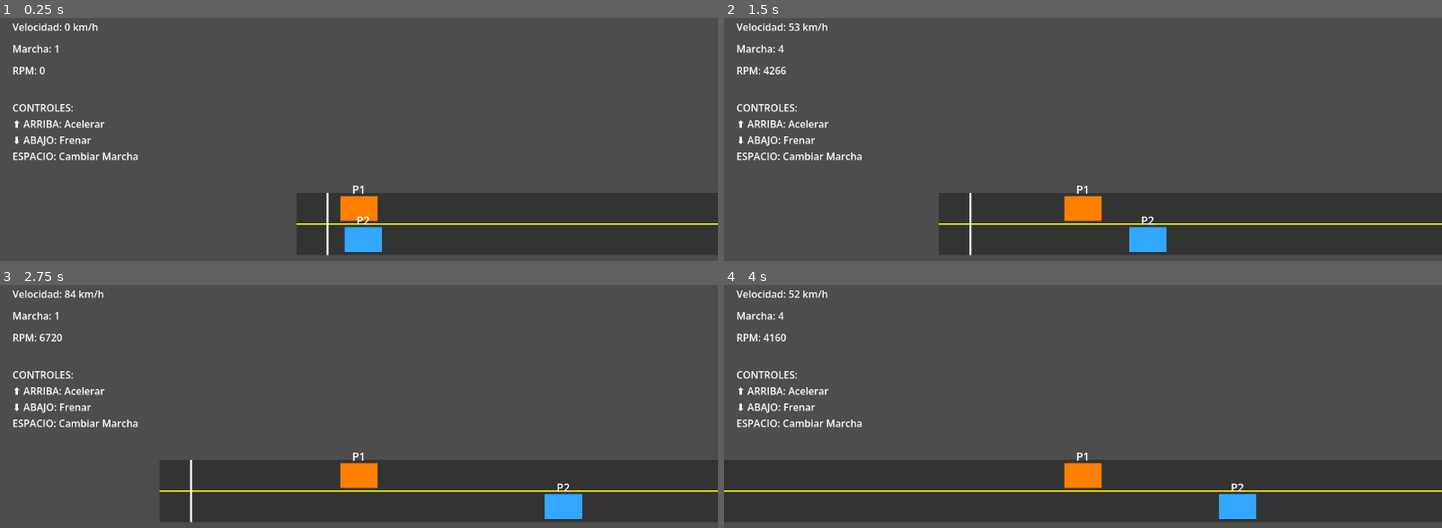
Above: before the commit, frames 1-4 (two rows, left to right).
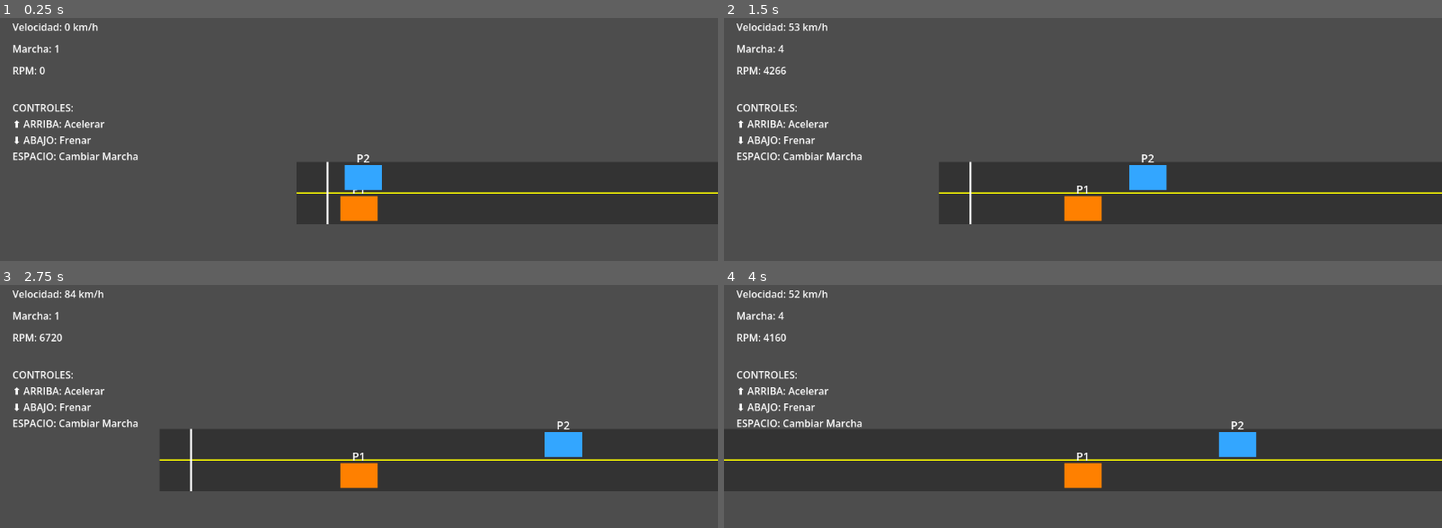
Above: after the commit, the same moments.

Repository: sanguchedemiga222-cloud/pixel-drag-racer
Game: Godot game, scene res://scenes/main.tscn
The game is run twice, just before and just after one commit, with the same random seed, the same clock (stepped at 60 frames per second) and the same inputs.
Inputs:
- Up to frame 1 (0.25 s): no input
- Up to frame 2 (1.5 s): tap Enter (ui_accept) at 0.5, 0.77 s; hold Up (ui_up) 0.53-1.28 s; hold Down (ui_down) from 1.28 s (still down)
- Up to frame 3 (2.75 s): tap Enter (ui_accept) at 1.52 s; release Down (ui_down) at 2.03 s; hold Up (ui_up) from 2.03 s (still down)
- Up to frame 4 (4 s): tap Enter (ui_accept) at 3.02, 3.77 s; release Up (ui_up) at 3.53 s; hold Down (ui_down) from 3.53 s (still down)

The runs differ from the first frame. In frame 1, 15% of the frame differs, in the area x 41-100%, y 56-98%; in frame 2, 18%; in frame 3, 20%; in frame 4, 26%, in the area x 0-100%, y 56-98%.

Commit message:
Ubica P1 y P2 en sus carriles y pausa al terminar la carrera

Diff:
--- a/PixelDragRacer-main/scenes/main.tscn
+++ b/PixelDragRacer-main/scenes/main.tscn
@@ -45,7 +45,7 @@
 default_color = Color(0, 1, 0, 1)
 
 [node name="Car" parent="." instance=ExtResource("1_y1lxl")]
-position = Vector2(100, 225)
+position = Vector2(100, 275)
 racer_tag = "P1"
 
 [node name="Camera2D" type="Camera2D" parent="Car"]
@@ -53,7 +53,7 @@
 enabled = true
 
 [node name="Rival" type="Node2D" parent="."]
-position = Vector2(100, 275)
+position = Vector2(100, 225)
 
 [node name="RivalBody" type="ColorRect" parent="Rival"]
 offset_left = -30.0
@@ -108,3 +108,17 @@
 ⬇ ABAJO: Frenar
 ESPACIO: Cambiar Marcha"
 label_settings = SubResource("LabelSettings_4")
+
+[node name="FinishLabel" type="Label" parent="UI"]
+visible = false
+offset_left = 326.0
+offset_top = 270.0
+offset_right = 826.0
+offset_bottom = 370.0
+text = "¡FIN DE LA CARRERA!"
+horizontal_alignment = 1
+vertical_alignment = 1
+theme_override_colors/font_color = Color(1, 1, 0, 1)
+theme_override_colors/font_outline_color = Color(0, 0, 0, 1)
+theme_override_constants/outline_size = 6
+theme_override_font_sizes/font_size = 32
--- a/PixelDragRacer-main/scripts/main.gd
+++ b/PixelDragRacer-main/scripts/main.gd
@@ -5,19 +5,22 @@
 @onready var speed_label: Label = $UI/VelocidadLabel
 @onready var gear_label: Label = $UI/MarchaLabel
 @onready var rpm_label: Label = $UI/RPMLbl
+@onready var finish_label: Label = $UI/FinishLabel
 
 var rival_speed := 0.0
+var race_finished := false
 const RIVAL_ACCELERATION := 220.0
 const RIVAL_MAX_SPEED := 250.0
+const FINISH_X := 3950.0
 
 func _ready() -> void:
 	print("¡Juego iniciado!")
 
 func _process(delta: float) -> void:
-	if not is_instance_valid(car) or not is_instance_valid(rival):
+	if race_finished or not is_instance_valid(car) or not is_instance_valid(rival):
 		return
 
-	# P2 acelera automáticamente por el segundo carril.
+	# P2 acelera automáticamente por el carril superior.
 	rival_speed = minf(rival_speed + RIVAL_ACCELERATION * delta, RIVAL_MAX_SPEED)
 	rival.position.x += rival_speed * delta
 
@@ -25,3 +28,15 @@
 	speed_label.text = "Velocidad: %d km/h" % car.get_current_speed()
 	gear_label.text = "Marcha: %d" % car.get_current_gear()
 	rpm_label.text = "RPM: %d" % car.get_current_rpm()
+
+	# Terminar y pausar la carrera cuando cualquiera cruce la meta.
+	if car.global_position.x >= FINISH_X:
+		finish_race("P1")
+	elif rival.global_position.x >= FINISH_X:
+		finish_race("P2")
+
+func finish_race(winner: String) -> void:
+	race_finished = true
+	finish_label.text = "¡FIN DE LA CARRERA!\n¡%s ganó!" % winner
+	finish_label.show()
+	get_tree().paused = true
